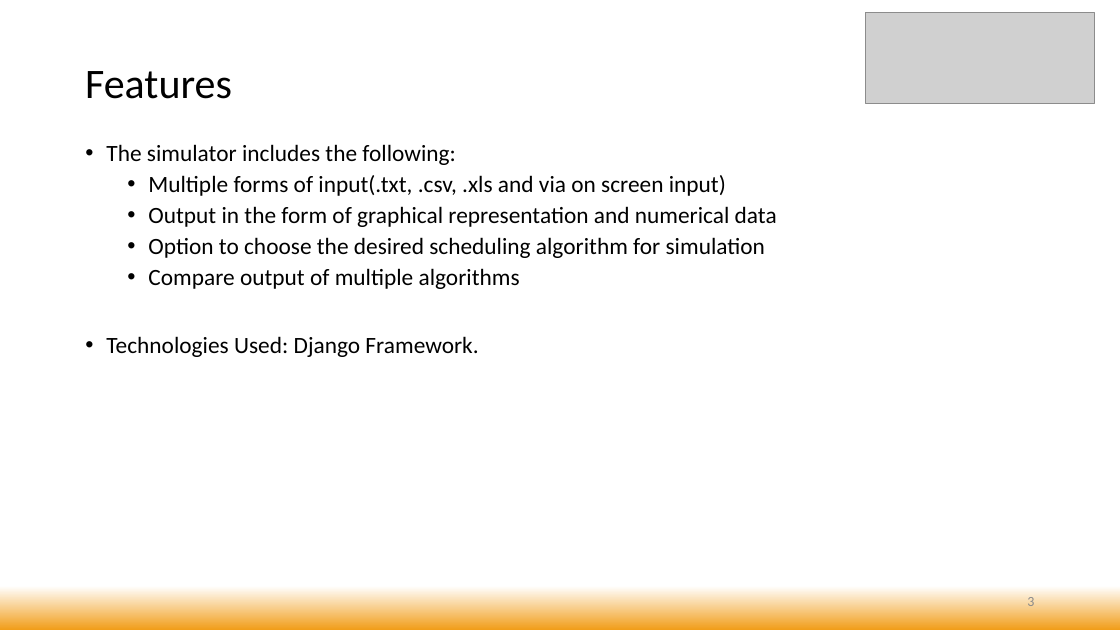
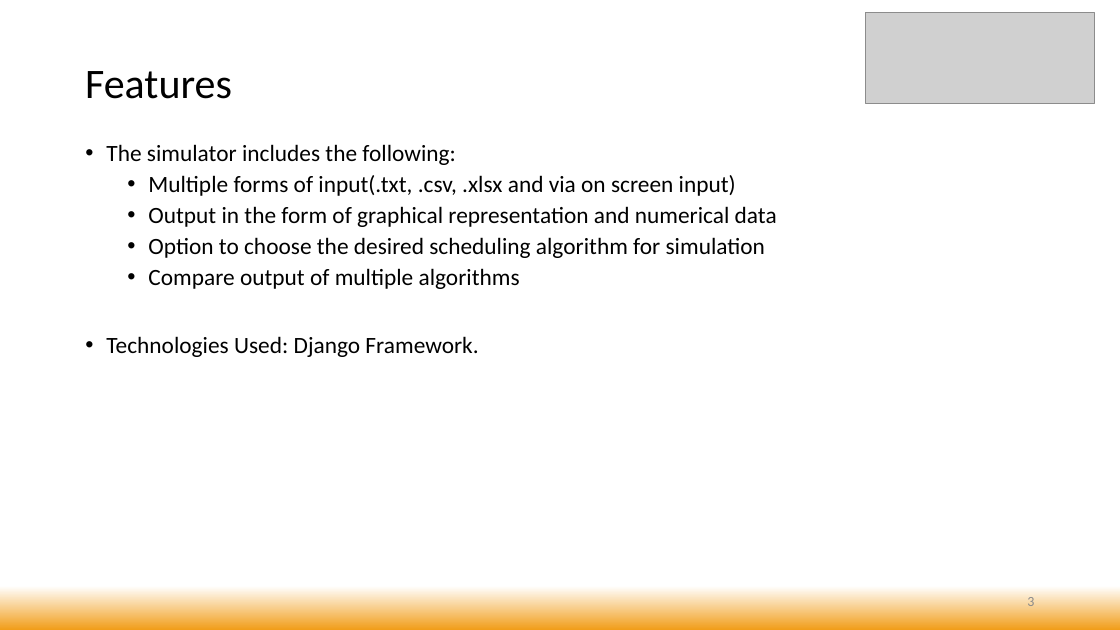
Before and after one commit to bhatvineeth/SchedulingSimulation, a slide deck: slide 3 of RTS_InitialProjectReport.pptx. Drawn at 1120x630 pixels with LibreOffice and Linux fonts; fonts in the diff are those of the drawing; grey boxes stand for pictures. Boxes give left, top, right and bottom in pixels: in the first picture for what was removed or moved away, otherwise in the second. Text is boxed around its words. In the diff, an @@ line names an element or a change of style, - is before the commit and + after.

```diff
--- a/RTS_InitialProjectReport.pptx
+++ b/RTS_InitialProjectReport.pptx
@@ text at <box>148,175,736,196</box>: text changed @@
-  • Multiple forms of input(.txt, .csv, .xls and via on screen input)
+  • Multiple forms of input(.txt, .csv, .xlsx and via on screen input)
```
